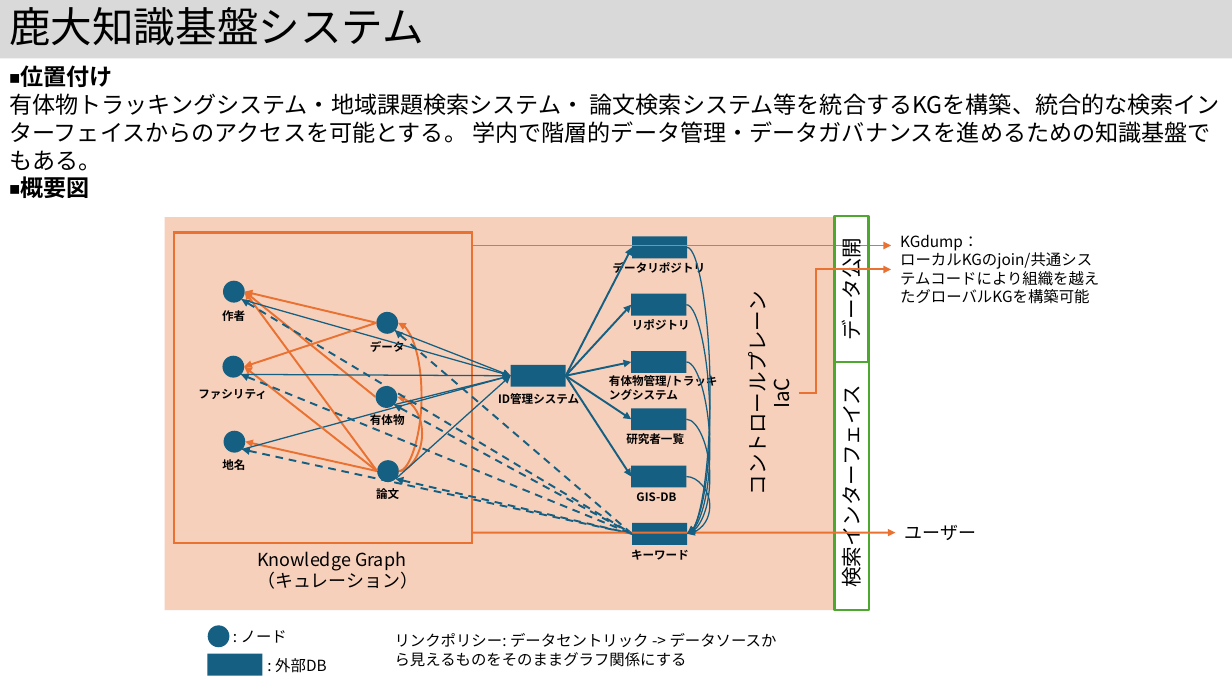
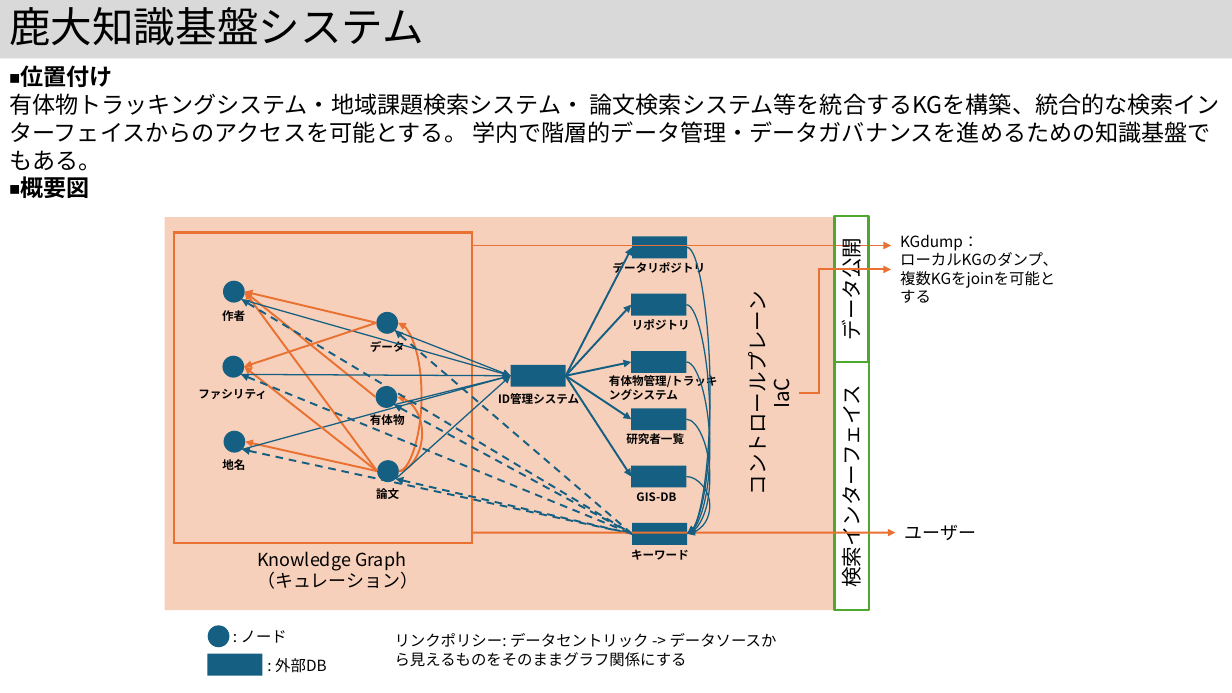
Before and after one commit to kouamano/nihongo-region-name-extract, a slide deck: slide 2 of 作図.pptx. Drawn at 1232x693 pixels with LibreOffice and Linux fonts; fonts in the diff are those of the drawing. Boxes give left, top, right and bottom in pixels: in the first picture for what was removed or moved away, otherwise in the second. Text is boxed around its words. In the diff, an @@ line names an element or a change of style, - is before the commit and + after.

Commit message:
add

```diff
--- a/作図.pptx
+++ b/作図.pptx
@@ text at box(900, 250, 1058, 288): text changed @@
-ローカルKGのjoin/共通システムコードにより組織を越えたグローバルKGを構築可能
+ローカルKGのダンプ、複数KGをjoinを可能とする
@@ elbow arrow (799, 394) - (891, 270): route changed @@
```
